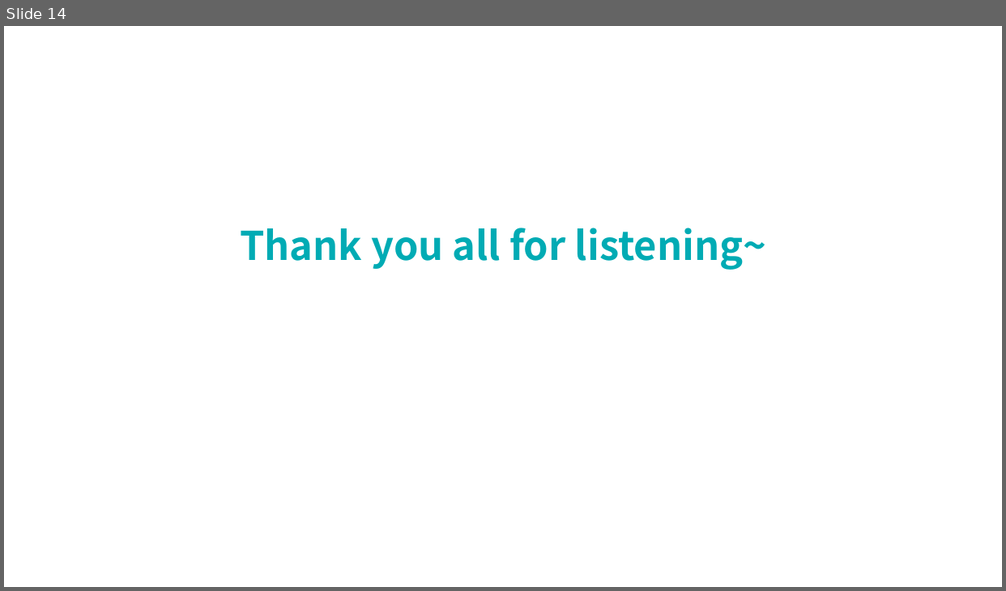
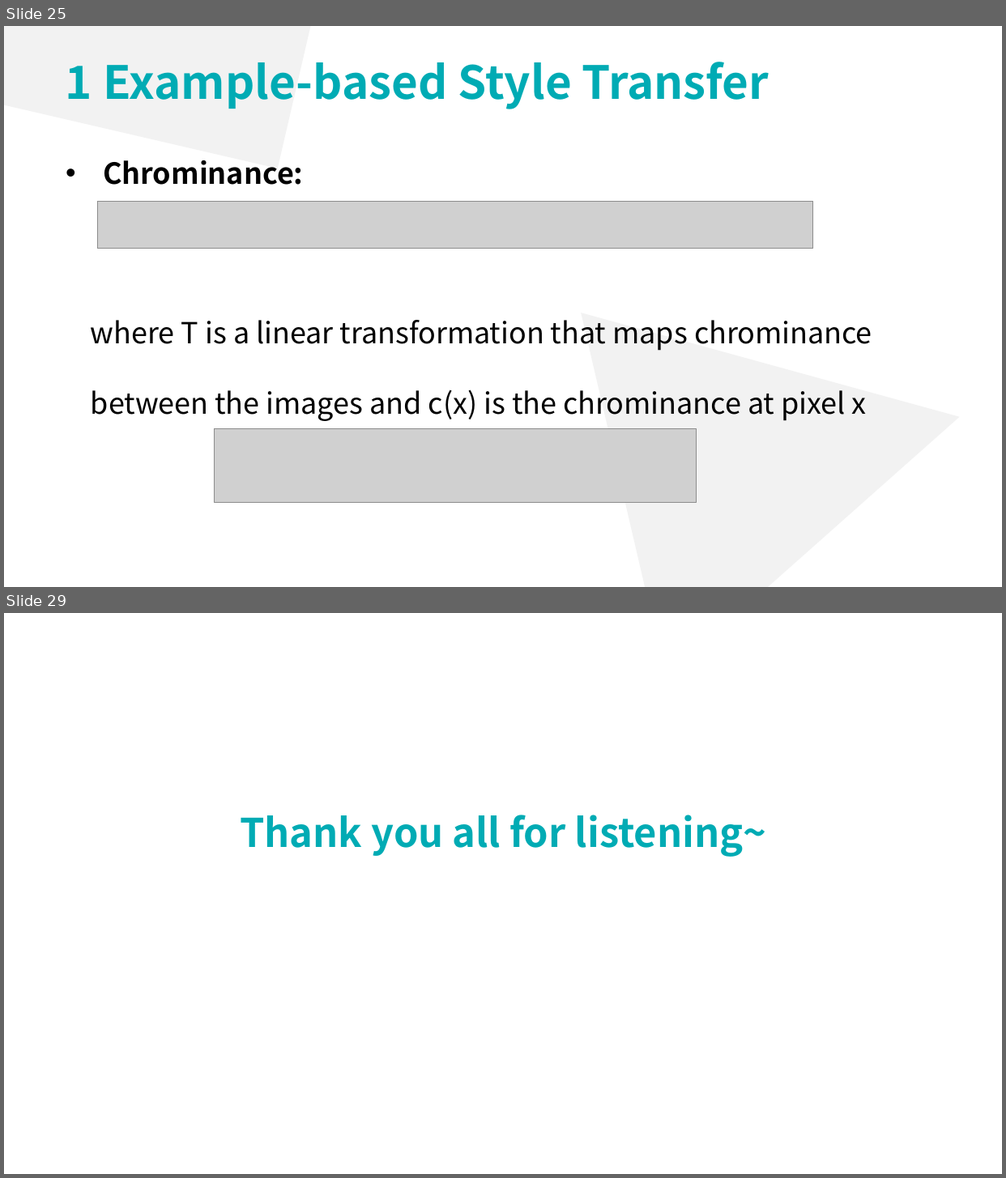
Before and after one commit to lsyoath/sheepy, a slide deck: ComputerVision.pptx. Shown one above the other, each under a label of ours: slide 14 before the commit, slides 25 and 29 after it; the slides between them are not shown. The pictures are 1006x591 and 1006x1178 pixels, drawn with LibreOffice and Linux fonts; fonts in the diff are those of the drawing; grey boxes stand for pictures. Boxes give left, top, right and bottom in pixels: in the first picture for what was removed or moved away, otherwise in the second. Text is boxed around its words. In the diff, an @@ line names an element or a change of style, - is before the commit and + after.

```diff
--- a/ComputerVision.pptx
+++ b/ComputerVision.pptx
@@ slide 25 added at [4, 26, 1002, 587], background #FFFFFF @@
@@ rectangle added at [4, 26, 342, 169], fill #F2F2F2 @@
@@ text added at [66, 62, 769, 109], 44 pt, text #00ABB4, bold @@
+1 Example-based Style Transfer
@@ text added at [103, 160, 303, 185], 28 pt, text #000000, bold @@
+• Chrominance:
@@ picture added at [98, 201, 813, 249] @@
@@ triangle added at [582, 234, 1002, 587], fill #F2F2F2 @@
@@ text added at [91, 320, 872, 421], 28 pt, text #000000 @@
+where T is a linear transformation that maps chrominance
+between the images and c(x) is the chrominance at pixel x
@@ picture added at [215, 429, 696, 503] @@
@@ what was slide 14 is now slide 29 @@
```
Also in this commit, not shown: 9 slides changed, 15 other slides added, 1 slide removed.
